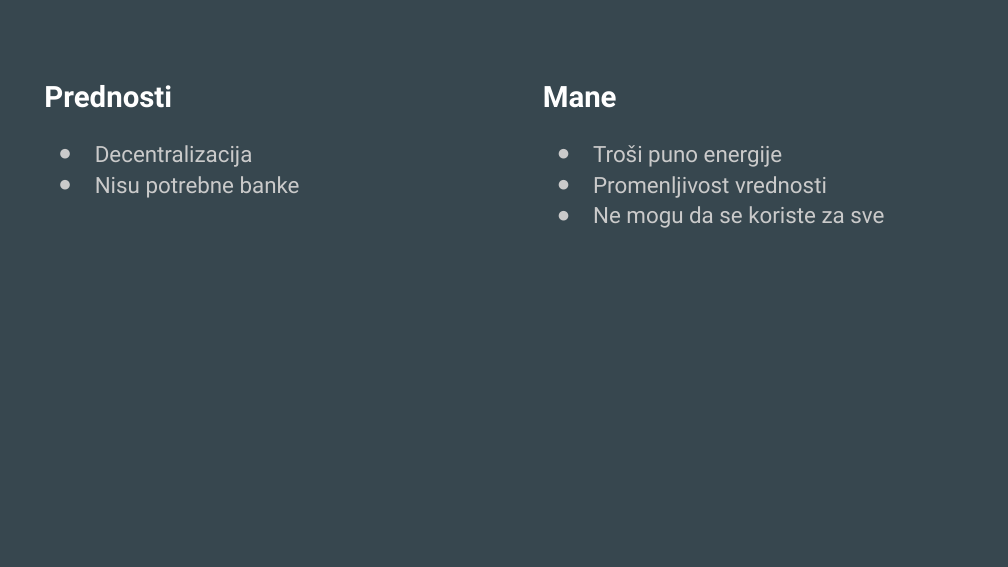
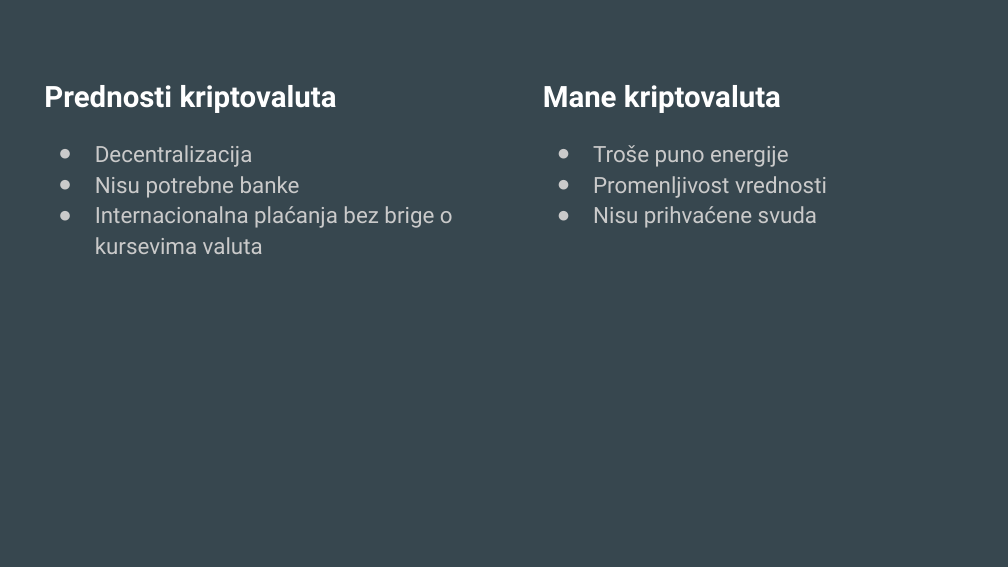
Before and after one commit to vukvuk21/RID, a slide deck: slide 9 of rid_2022_seminarski/mi17167_Rondovic_Petar/Predavanje_2/Prezentacija/Kriptovalute.pptx. Drawn at 1008x567 pixels with LibreOffice and Linux fonts; fonts in the diff are those of the drawing. Boxes give left, top, right and bottom in pixels: in the first picture for what was removed or moved away, otherwise in the second. Text is boxed around its words. In the diff, an @@ line names an element or a change of style, - is before the commit and + after.

```diff
--- a/rid_2022_seminarski/mi17167_Rondovic_Petar/Predavanje_2/Prezentacija/Kriptovalute.pptx
+++ b/rid_2022_seminarski/mi17167_Rondovic_Petar/Predavanje_2/Prezentacija/Kriptovalute.pptx
@@ text at <box>44,85,337,113</box>: text changed @@
-Prednosti
+Prednosti kriptovaluta
@@ text at <box>543,85,789,167</box>: text changed @@
-Mane
-● Troši puno energije
+Mane kriptovaluta
+● Troše puno energije
@@ text at <box>95,206,453,254</box>: paragraph added @@
+● Internacionalna plaćanja bez brige o kursevima valuta
@@ text at <box>593,206,817,228</box>: text changed @@
-● Ne mogu da se koriste za sve
+● Nisu prihvaćene svuda
```
Also in this commit, not shown: 7 other slides changed, 6 other files.
